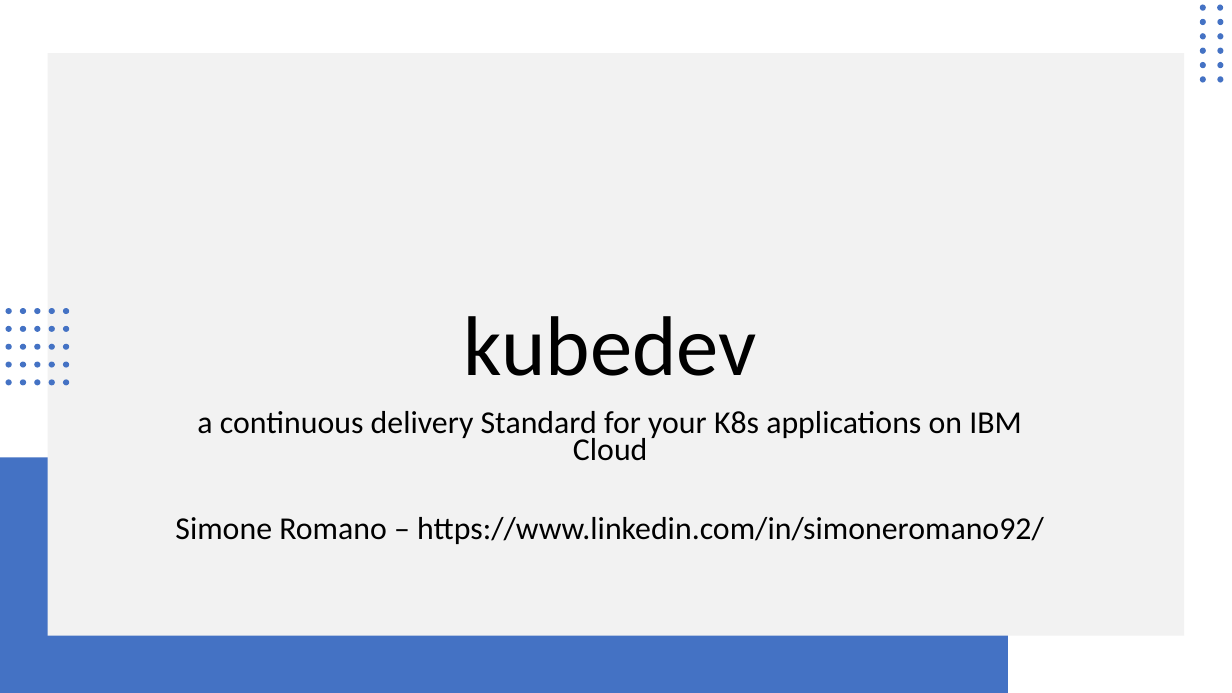
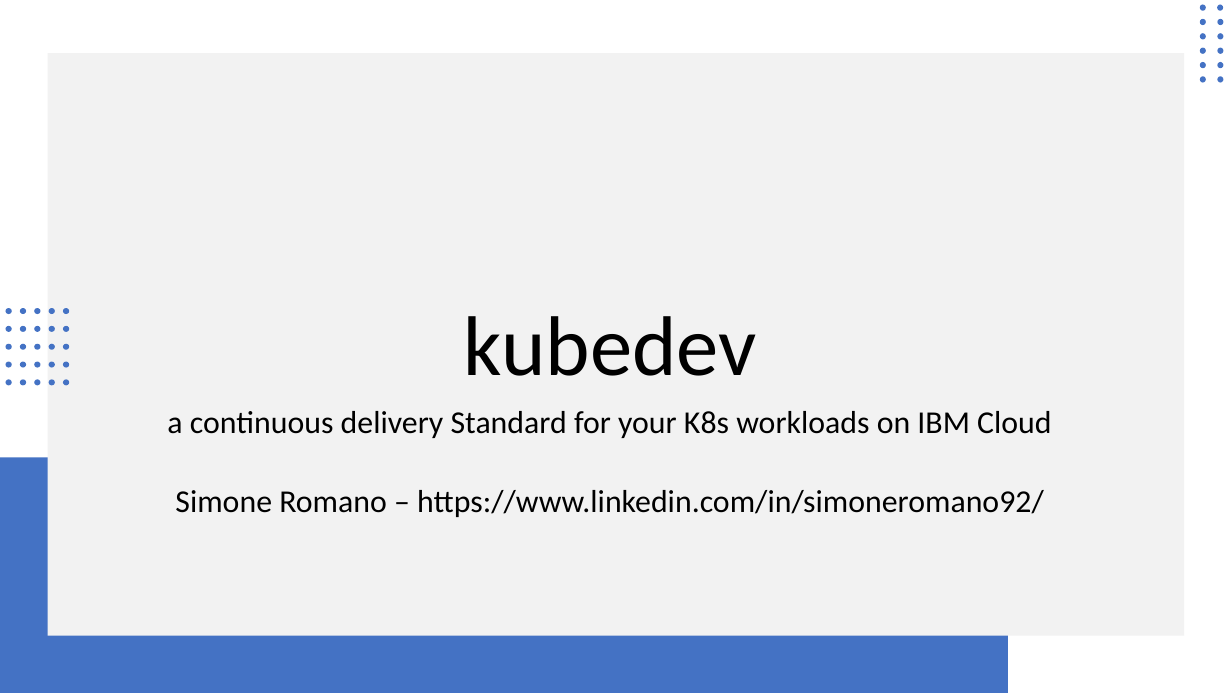
Before and after one commit to sromano1992/kubedev, a slide deck: slide 1 of doc/kubedev.pptx. Drawn at 1232x693 pixels with LibreOffice and Linux fonts; fonts in the diff are those of the drawing. Boxes give left, top, right and bottom in pixels: in the first picture for what was removed or moved away, otherwise in the second. Text is boxed around its words. In the diff, an @@ line names an element or a change of style, - is before the commit and + after.

```diff
--- a/doc/kubedev.pptx
+++ b/doc/kubedev.pptx
@@ subtitle at (167,411,1051,438): text changed @@
-a continuous delivery Standard for your K8s applications on IBM Cloud
+a continuous delivery Standard for your K8s workloads on IBM Cloud
```
Also in this commit, not shown: 2 other files.
